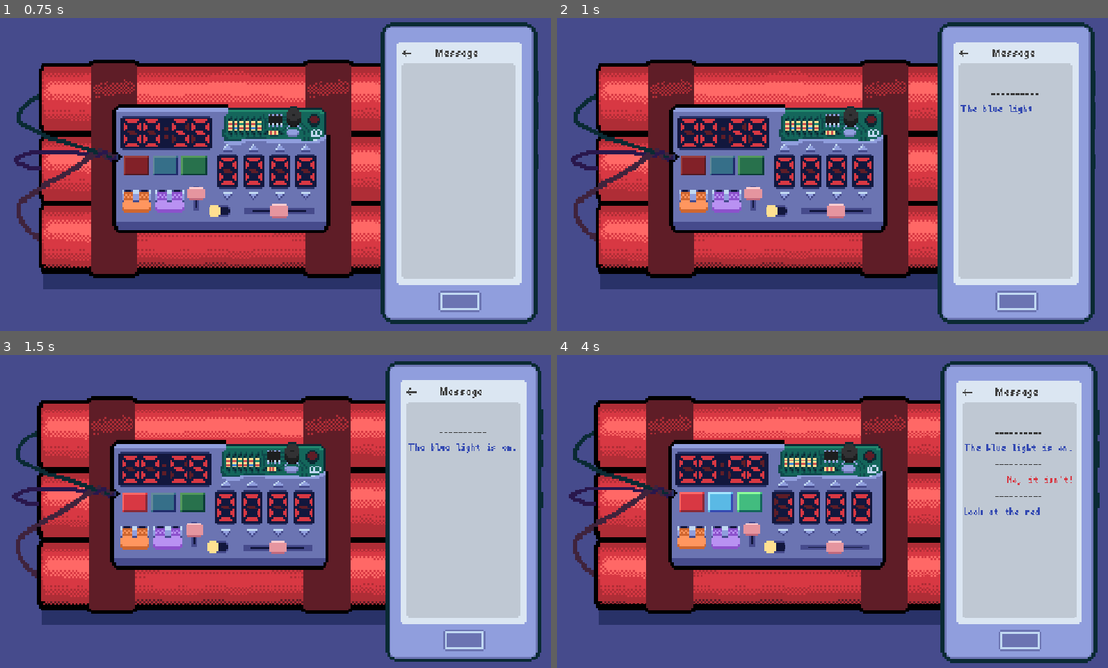
Above: before the commit, frames 1-4 (two rows, left to right).
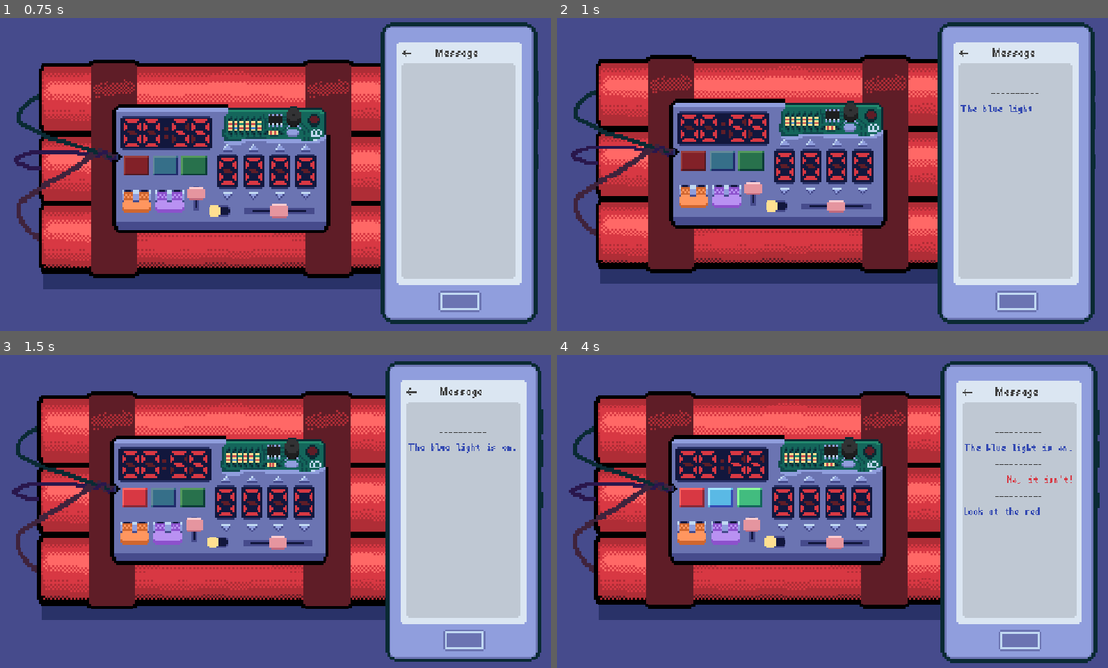
Above: after the commit, the same moments.

Repository: Mr-Excoem/brackeys-jam-2026-2
Game: Godot game, scene res://main.tscn
Same seed, same stepped clock (60 frames per second), same inputs: the game is played once before the commit and once after it.
Inputs (mouse positions are in pixels of both pictures, inside the frame that each line leads up to; where the layout moved, square brackets give the same spot in the first picture):
- Up to frame 1 (0.75 s): click "START" at 0.5 s
- Up to frame 2 (1 s): no input
- Up to frame 3 (1.5 s): click (137, 498) [137, 502] at 1.25 s
- Up to frame 4 (4 s): click (749, 495) [749, 502] at 2 s; click (722, 498) [722, 502] at 2.75 s; click (782, 483) at 3.52 s

Frame 1 is identical in both runs. In frame 2, 21% of the frame differs, in the area x 2-88%, y 9-87%; in frame 3, 21%; in frame 4, 21%, in the area x 2-95%, y 10-87%.

Commit message:
Fixed some bugs and did something

Diff:
--- a/brackeys-2026/main.gd
+++ b/brackeys-2026/main.gd
@@ -7,6 +7,7 @@
 var time_up := false
 
 func _ready():
+	BombTimer.on_titlescreen = true
 	$AnimationPlayer.play("titlescreen_init")
 
 # the menu buttons
@@ -14,6 +15,8 @@
 	$AnimationPlayer.play("titlescree_out")
 	await $AnimationPlayer.animation_finished
 	BombTimer.on_titlescreen = false
+
+	$MiscLayer.set_process(true)
 
 	#start dialogue
 	show_dialogue()
@@ -111,10 +114,12 @@
 
 
 func _physics_process(_delta: float) -> void:
-	if BombTimer.is_bomb_solved:
+	if BombTimer.is_bomb_solved or BombTimer.on_titlescreen:
 		AudioServer.get_bus_effect(1,0).wet = 0
 		return
 	if BombTimer.time_left <= BombTimer.WARNING_TIME:
 		AudioServer.get_bus_effect(1,0).wet = (BombTimer.WARNING_TIME-BombTimer.time_left)/BombTimer.WARNING_TIME
+	else:
+		AudioServer.get_bus_effect(1,0).wet = 0
 
 #proper combination:  red off, blue on, green off
--- a/brackeys-2026/main.tscn
+++ b/brackeys-2026/main.tscn
@@ -95,6 +95,18 @@
 "update": 1,
 "values": [0]
 }
+tracks/6/type = "value"
+tracks/6/imported = false
+tracks/6/enabled = true
+tracks/6/path = NodePath("CanvasLayer/Phone/TitlescreenButtons:visible")
+tracks/6/interp = 1
+tracks/6/loop_wrap = true
+tracks/6/keys = {
+"times": PackedFloat32Array(0),
+"transitions": PackedFloat32Array(1),
+"update": 1,
+"values": [true]
+}
 
 [sub_resource type="Animation" id="Animation_dg77c"]
 resource_name = "titlescree_out"
@@ -263,6 +275,42 @@
 "update": 0,
 "values": [Vector2(-360, 1120), Vector2(440, 644)]
 }
+tracks/5/type = "value"
+tracks/5/imported = false
+tracks/5/enabled = true
+tracks/5/path = NodePath("CanvasLayer/Phone/ChatScroll:visible")
+tracks/5/interp = 1
+tracks/5/loop_wrap = true
+tracks/5/keys = {
+"times": PackedFloat32Array(0),
+"transitions": PackedFloat32Array(1),
+"update": 1,
+"values": [false]
+}
+tracks/6/type = "value"
+tracks/6/imported = false
+tracks/6/enabled = true
+tracks/6/path = NodePath("CanvasLayer/Phone/TitlescreenButtons:visible")
+tracks/6/interp = 1
+tracks/6/loop_wrap = true
+tracks/6/keys = {
+"times": PackedFloat32Array(0),
+"transitions": PackedFloat32Array(1),
+"update": 1,
+"values": [true]
+}
+tracks/7/type = "value"
+tracks/7/imported = false
+tracks/7/enabled = true
+tracks/7/path = NodePath("CanvasLayer/Phone/TitlescreenButtons:modulate")
+tracks/7/interp = 1
+tracks/7/loop_wrap = true
+tracks/7/keys = {
+"times": PackedFloat32Array(0),
+"transitions": PackedFloat32Array(1),
+"update": 0,
+"values": [Color(1, 1, 1, 1)]
+}
 
 [sub_resource type="AnimationLibrary" id="AnimationLibrary_dg77c"]
 _data = {
@@ -360,7 +408,7 @@
 script = ExtResource("1_ig7tw")
 
 [node name="background" type="Sprite2D" parent="." unique_id=1138009476]
-position = Vector2(440, 644)
+position = Vector2(-360, 1120)
 scale = Vector2(4, 4)
 texture = ExtResource("2_h2yge")
 
@@ -528,23 +576,46 @@
 [node name="AnimationPlayer" type="AnimationPlayer" parent="CaptchaLayer" unique_id=1753764614]
 libraries/ = SubResource("AnimationLibrary_yaehf")
 
-[node name="CameraLayer" type="CanvasLayer" parent="." unique_id=2057702418]
+[node name="MiscLayer" type="CanvasLayer" parent="." unique_id=2057702418]
 script = ExtResource("18_074og")
 
-[node name="ColorRect" type="ColorRect" parent="CameraLayer" unique_id=1128620488]
+[node name="ColorRect" type="ColorRect" parent="MiscLayer" unique_id=1128620488]
 offset_right = 1152.0
 offset_bottom = 648.0
 mouse_filter = 2
 color = Color(1, 1, 1, 0)
 
-[node name="Camera2D" type="Camera2D" parent="CameraLayer" unique_id=732330032]
+[node name="Camera2D" type="Camera2D" parent="MiscLayer" unique_id=732330032]
 anchor_mode = 0
 
-[node name="Noise" type="AudioStreamPlayer" parent="CameraLayer" unique_id=1164629794]
+[node name="Noise" type="AudioStreamPlayer" parent="MiscLayer" unique_id=1164629794]
 stream = ExtResource("19_82xsv")
 volume_db = -80.0
 autoplay = true
 bus = &"Reverb"
+
+[node name="End" type="RichTextLabel" parent="MiscLayer" unique_id=445273980]
+visible = false
+anchors_preset = 8
+anchor_left = 0.5
+anchor_top = 0.5
+anchor_right = 0.5
+anchor_bottom = 0.5
+offset_left = -179.5
+offset_top = -24.0
+offset_right = 179.5
+offset_bottom = 24.0
+grow_horizontal = 2
+grow_vertical = 2
+theme_override_colors/default_color = Color(0, 0, 0, 1)
+theme_override_fonts/normal_font = ExtResource("10_4c57u")
+bbcode_enabled = true
+text = "[shake]maybe you shouldn't trust them...
+[url={\"restart\"}][restart][/url]"
+fit_content = true
+horizontal_alignment = 1
+vertical_alignment = 1
+meta_underlined = false
 
 [node name="AudioListener2D" type="AudioListener2D" parent="." unique_id=144218485]
 current = true
@@ -555,3 +626,4 @@
 [connection signal="pressed" from="CanvasLayer/Phone/TitlescreenButtons/Quit" to="." method="_on_quit_pressed"]
 [connection signal="gui_input" from="CreditLayer/Control" to="." method="_on_credit_screen_input"]
 [connection signal="pressed" from="CaptchaLayer/HumanVeritificationPopup/Button" to="CaptchaLayer" method="_on_button_pressed"]
+[connection signal="meta_clicked" from="MiscLayer/End" to="MiscLayer" method="_on_end_meta_clicked"]
--- a/brackeys-2026/scripts/camera_layer.gd
+++ b/brackeys-2026/scripts/camera_layer.gd
@@ -1,15 +1,18 @@
 extends CanvasLayer
 
-const UP = -1
-const DOWN = 1
-var direction:int = 1
+const UP := -1
+const DOWN := 1
+var direction := 1
 
-var camera_offset:int = 20
-var speed:int = 10
+var camera_offset := 20
+var speed := 10
 
-@onready var camera = $Camera2D
-@onready var screen = $ColorRect
-@onready var noise = $Noise
+@onready var camera := $Camera2D
+@onready var screen := $ColorRect
+@onready var noise := $Noise
+
+func _ready():
+	set_process(false)
 
 # Called every frame. 'delta' is the elapsed time since the previous frame.
 func _process(_delta: float) -> void:
@@ -33,10 +36,20 @@
 	camera_offset = speed
 
 	#screen become lighter
-	if max((BombTimer.WARNING_TIME-BombTimer.time_left),0):
+	if BombTimer.time_left <= BombTimer.WARNING_TIME:
 		screen.color.a = (BombTimer.WARNING_TIME-BombTimer.time_left)/20
+	else:
+		screen.color.a = 0
 
-	print(BombTimer.is_stopped())
 	if BombTimer.is_stopped():
 		noise.stop()
+		$End.show()
+		set_process(false)
+
+	#set noise volume
 	noise.volume_db = BombTimer.WARNING_TIME - BombTimer.time_left - 20
+
+
+
+func _on_end_meta_clicked(_meta: Variant) -> void:
+	get_tree().reload_current_scene()
